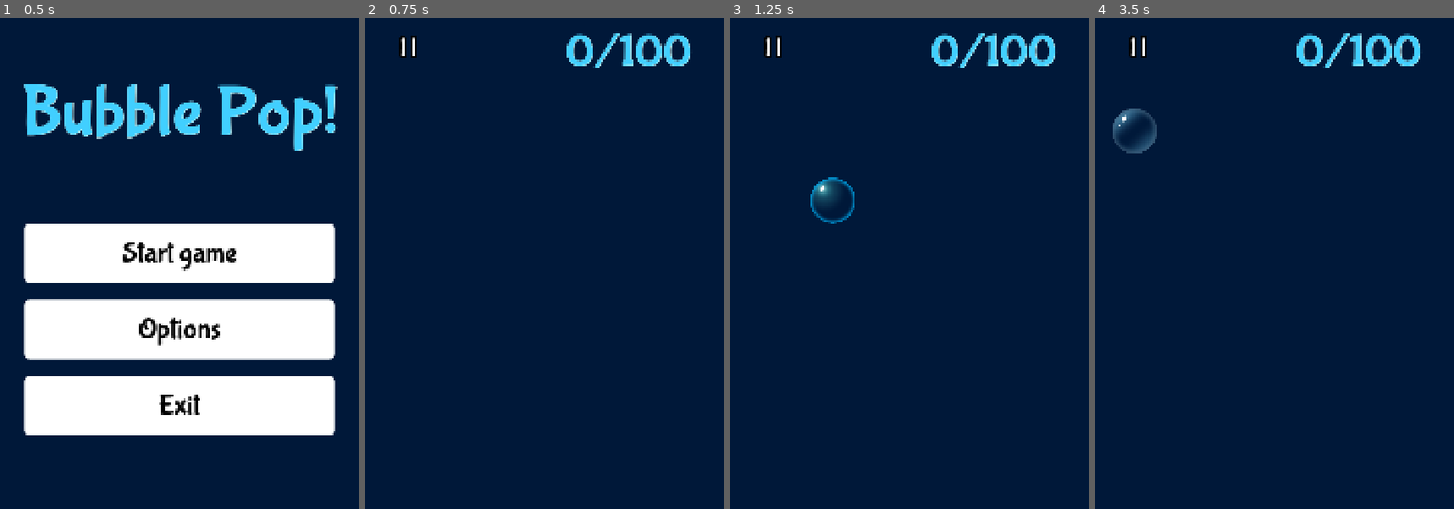
Above: before the commit, frames 1-4 (left to right).
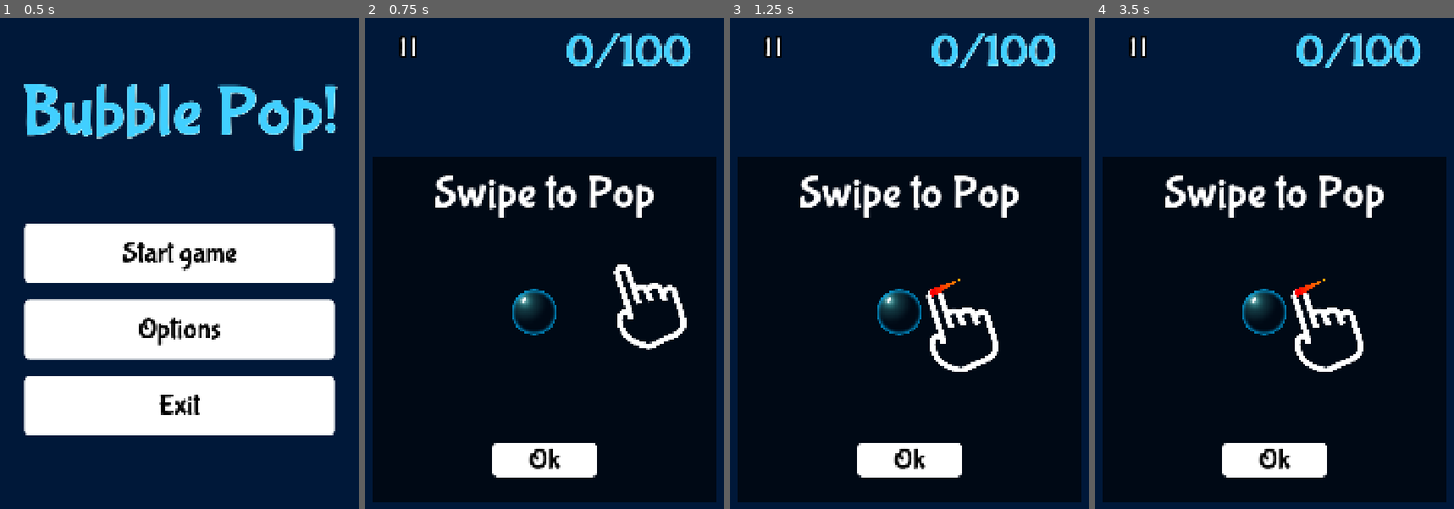
Above: after the commit, the same moments.

Repository: HybridAU/bubble-pop
Game: Godot game, scene res://menus/main_menu.tscn
The game is run twice, just before and just after one commit, with the same random seed, the same clock (stepped at 60 frames per second) and the same inputs.
Inputs (mouse positions are in pixels of both pictures, inside the frame that each line leads up to):
- Up to frame 1 (0.5 s): no input
- Up to frame 2 (0.75 s): click "Start game" at 0.5 s
- Up to frame 3 (1.25 s): no input
- Up to frame 4 (3.5 s): click (1274, 459) at 1.25 s, where only the run after the commit has a clickable "Ok"; click (1138, 47) at 2 s; click "Restart level" at 2.75 s

Frame 1 is identical in both runs. In frame 2, 67% of the frame differs, in the area x 2-98%, y 28-99%; in frame 3, 67%; in frame 4, 68%, in the area x 2-98%, y 18-99%.

Commit message:
Save global settings as JSON

Diff:
--- /dev/null
+++ b/assets/Touch Icon/touch_icon.svg
@@ -0,0 +1,42 @@
+<?xml version="1.0" encoding="UTF-8" standalone="no"?>
+<!-- Created with Inkscape (http://www.inkscape.org/) -->
+
+<svg
+   width="256"
+   height="256"
+   viewBox="0 0 256 256"
+   version="1.1"
+   id="svg1"
+   xml:space="preserve"
+   inkscape:version="1.4.3 (0d15f75042, 2025-12-25)"
+   sodipodi:docname="touch_icon.svg"
+   xmlns:inkscape="http://www.inkscape.org/namespaces/inkscape"
+   xmlns:sodipodi="http://sodipodi.sourceforge.net/DTD/sodipodi-0.dtd"
+   xmlns="http://www.w3.org/2000/svg"
+   xmlns:svg="http://www.w3.org/2000/svg"><sodipodi:namedview
+     id="namedview1"
+     pagecolor="#ffffff"
+     bordercolor="#000000"
+     borderopacity="0.25"
+     inkscape:showpageshadow="2"
+     inkscape:pageopacity="0.0"
+     inkscape:pagecheckerboard="0"
+     inkscape:deskcolor="#d1d1d1"
+     inkscape:document-units="px"
+     inkscape:zoom="1.4601735"
+     inkscape:cx="-117.79422"
+     inkscape:cy="80.469888"
+     inkscape:window-width="2560"
+     inkscape:window-height="1368"
+     inkscape:window-x="0"
+     inkscape:window-y="0"
+     inkscape:window-maximized="1"
+     inkscape:current-layer="layer1" /><defs
+     id="defs1" /><g
+     inkscape:label="Layer 1"
+     inkscape:groupmode="layer"
+     id="layer1"><path
+       style="fill:none;stroke:#ffffff;stroke-width:16.2916;stroke-dasharray:none;stroke-opacity:1"
+       d="M 95.226877,232.47675 C 74.872147,224.19164 58.383757,215.47731 49.481924,194.12351 44.10365,181.22206 37.564274,170.33782 44.461135,153.25986 50.318721,138.75537 65.816437,136.79568 75.143727,163.58037 68.096447,137.27952 43.90327,62.606735 35.535288,39.176395 27.167307,15.746048 57.849907,6.8202023 65.102157,28.019085 c 7.25225,21.19888 30.54312,90.932055 30.54312,90.932055 0,0 -6.41731,-18.89497 -8.78637,-26.917005 -4.10403,-11.83092 13.697253,-26.39384 28.590603,-15.06236 5.82802,11.33148 14.50451,35.982315 14.50451,35.982315 0,0 -5.16027,-14.841215 -8.92586,-23.848755 -3.90507,-7.33394 21.0655,-38.42971 38.63219,-5.57865 5.29364,14.72045 9.20477,27.056485 9.20477,27.056485 0,0 -0.79229,-6.93266 -3.76559,-14.504505 -1.57863,-22.35524 26.32821,-23.37185 29.98528,-12.83091 9.4837,27.335415 22.05797,62.622905 25.66179,80.890485 8.08906,41.00309 -28.73007,45.74496 -58.29692,59.41267 -29.89355,13.81872 -30.45025,23.89358 -67.222803,8.92584 z"
+       id="path1"
+       sodipodi:nodetypes="ssscssccccccccssss" /></g></svg>
--- /dev/null
+++ b/scenes/level_1_tutorial.tscn
@@ -0,0 +1,360 @@
+[gd_scene format=3 uid="uid://cugoapnwlumte"]
+
+[ext_resource type="Script" uid="uid://oirmhu3f8bxs" path="res://scripts/level_1_tutorial.gd" id="1_lny61"]
+[ext_resource type="Texture2D" uid="uid://geyx560u4gjp" path="res://assets/Touch Icon/touch_icon.svg" id="2_nnies"]
+[ext_resource type="Texture2D" uid="uid://2s5krq250ra6" path="res://assets/Droplet/droplet.svg" id="3_nnies"]
+[ext_resource type="AudioStream" uid="uid://vbihkho7vv5k" path="res://assets/Pop/pop.mp3" id="4_l42xh"]
+[ext_resource type="Texture2D" uid="uid://eg7hpsrr3j26" path="res://assets/Bubbles/bubble_1.png" id="4_nnies"]
+[ext_resource type="PackedScene" uid="uid://dfpn72s4hn6ll" path="res://scenes/touch_point.tscn" id="5_l42xh"]
+[ext_resource type="FontFile" uid="uid://l3g7clglucve" path="res://assets/Fonts/BubblegumSans-Regular.ttf" id="6_lm3a4"]
+
+[sub_resource type="Animation" id="Animation_lm3a4"]
+length = 0.001
+tracks/0/type = "bezier"
+tracks/0/imported = false
+tracks/0/enabled = true
+tracks/0/path = NodePath(".:position:x")
+tracks/0/interp = 1
+tracks/0/loop_wrap = true
+tracks/0/keys = {
+"handle_modes": PackedInt32Array(0),
+"points": PackedFloat32Array(868, -0.25, 0, 0.25, 0),
+"times": PackedFloat32Array(0)
+}
+tracks/1/type = "bezier"
+tracks/1/imported = false
+tracks/1/enabled = true
+tracks/1/path = NodePath(".:position:y")
+tracks/1/interp = 1
+tracks/1/loop_wrap = true
+tracks/1/keys = {
+"handle_modes": PackedInt32Array(0),
+"points": PackedFloat32Array(882, -0.25, 0, 0.25, 0),
+"times": PackedFloat32Array(0)
+}
+tracks/2/type = "bezier"
+tracks/2/imported = false
+tracks/2/enabled = true
+tracks/2/path = NodePath("../TouchPoint:position:x")
+tracks/2/interp = 1
+tracks/2/loop_wrap = true
+tracks/2/keys = {
+"handle_modes": PackedInt32Array(0),
+"points": PackedFloat32Array(781, -0.25, 0, 0.25, 0),
+"times": PackedFloat32Array(0)
+}
+tracks/3/type = "bezier"
+tracks/3/imported = false
+tracks/3/enabled = true
+tracks/3/path = NodePath("../TouchPoint:position:y")
+tracks/3/interp = 1
+tracks/3/loop_wrap = true
+tracks/3/keys = {
+"handle_modes": PackedInt32Array(0),
+"points": PackedFloat32Array(771, -0.25, 0, 0.25, 0),
+"times": PackedFloat32Array(0)
+}
+tracks/4/type = "value"
+tracks/4/imported = false
+tracks/4/enabled = true
+tracks/4/path = NodePath("../Droplets:emitting")
+tracks/4/interp = 1
+tracks/4/loop_wrap = true
+tracks/4/keys = {
+"times": PackedFloat32Array(0),
+"transitions": PackedFloat32Array(1),
+"update": 1,
+"values": [false]
+}
+tracks/5/type = "value"
+tracks/5/imported = false
+tracks/5/enabled = true
+tracks/5/path = NodePath("../PopSound:playing")
+tracks/5/interp = 1
+tracks/5/loop_wrap = true
+tracks/5/keys = {
+"times": PackedFloat32Array(0),
+"transitions": PackedFloat32Array(1),
+"update": 1,
+"values": [false]
+}
+tracks/6/type = "value"
+tracks/6/imported = false
+tracks/6/enabled = true
+tracks/6/path = NodePath("../Bubble:visible")
+tracks/6/interp = 1
+tracks/6/loop_wrap = true
+tracks/6/keys = {
+"times": PackedFloat32Array(0),
+"transitions": PackedFloat32Array(1),
+"update": 1,
+"values": [true]
+}
+tracks/7/type = "value"
+tracks/7/imported = false
+tracks/7/enabled = true
+tracks/7/path = NodePath("../TouchPoint:visible")
+tracks/7/interp = 1
+tracks/7/loop_wrap = true
+tracks/7/keys = {
+"times": PackedFloat32Array(0),
+"transitions": PackedFloat32Array(1),
+"update": 1,
+"values": [true]
+}
+
+[sub_resource type="Animation" id="Animation_lny61"]
+resource_name = "tutorial"
+length = 3.0
+loop_mode = 1
+tracks/0/type = "bezier"
+tracks/0/imported = false
+tracks/0/enabled = true
+tracks/0/path = NodePath(".:position:x")
+tracks/0/interp = 1
+tracks/0/loop_wrap = true
+tracks/0/keys = {
+"handle_modes": PackedInt32Array(0, 2),
+"points": PackedFloat32Array(868, -0.25, 0, 0.25, 0, 231, -0.33333334, 106.16667, 0, 0),
+"times": PackedFloat32Array(0, 2)
+}
+tracks/1/type = "bezier"
+tracks/1/imported = false
+tracks/1/enabled = true
+tracks/1/path = NodePath(".:position:y")
+tracks/1/interp = 1
+tracks/1/loop_wrap = true
+tracks/1/keys = {
+"handle_modes": PackedInt32Array(0, 2),
+"points": PackedFloat32Array(882, -0.25, 0, 0.25, 0, 1173, -0.33333334, -48.5, 0, 0),
+"times": PackedFloat32Array(0, 2)
+}
+tracks/2/type = "bezier"
+tracks/2/imported = false
+tracks/2/enabled = true
+tracks/2/path = NodePath("../TouchPoint:position:x")
+tracks/2/interp = 1
+tracks/2/loop_wrap = true
+tracks/2/keys = {
+"handle_modes": PackedInt32Array(0, 2),
+"points": PackedFloat32Array(781, -0.25, 0, 0.25, 0, 153, -0.33333334, 104.66667, 0, 0),
+"times": PackedFloat32Array(0, 2)
+}
+tracks/3/type = "bezier"
+tracks/3/imported = false
+tracks/3/enabled = true
+tracks/3/path = NodePath("../TouchPoint:position:y")
+tracks/3/interp = 1
+tracks/3/loop_wrap = true
+tracks/3/keys = {
+"handle_modes": PackedInt32Array(0, 2),
+"points": PackedFloat32Array(771, -0.25, 0, 0.25, 0, 1075, -0.33333334, -50.666668, 0, 0),
+"times": PackedFloat32Array(0, 2)
+}
+tracks/4/type = "value"
+tracks/4/imported = false
+tracks/4/enabled = true
+tracks/4/path = NodePath("../Droplets:emitting")
+tracks/4/interp = 1
+tracks/4/loop_wrap = true
+tracks/4/keys = {
+"times": PackedFloat32Array(0.8),
+"transitions": PackedFloat32Array(1),
+"update": 1,
+"values": [true]
+}
+tracks/5/type = "value"
+tracks/5/imported = false
+tracks/5/enabled = true
+tracks/5/path = NodePath("../PopSound:playing")
+tracks/5/interp = 1
+tracks/5/loop_wrap = true
+tracks/5/keys = {
+"times": PackedFloat32Array(0.8),
+"transitions": PackedFloat32Array(1),
+"update": 1,
+"values": [true]
+}
+tracks/6/type = "value"
+tracks/6/imported = false
+tracks/6/enabled = true
+tracks/6/path = NodePath("../Bubble:visible")
+tracks/6/interp = 1
+tracks/6/loop_wrap = true
+tracks/6/keys = {
+"times": PackedFloat32Array(0.8, 2),
+"transitions": PackedFloat32Array(1, 1),
+"update": 1,
+"values": [false, true]
+}
+tracks/7/type = "value"
+tracks/7/imported = false
+tracks/7/enabled = true
+tracks/7/path = NodePath("../TouchPoint:visible")
+tracks/7/interp = 1
+tracks/7/loop_wrap = true
+tracks/7/keys = {
+"times": PackedFloat32Array(0, 0.36666667, 2),
+"transitions": PackedFloat32Array(1, 1, 1),
+"update": 1,
+"values": [false, true, false]
+}
+
+[sub_resource type="AnimationLibrary" id="AnimationLibrary_73sww"]
+_data = {
+&"RESET": SubResource("Animation_lm3a4"),
+&"tutorial": SubResource("Animation_lny61")
+}
+
+[sub_resource type="Curve" id="Curve_lm3a4"]
+_data = [Vector2(0, 1), 0.0, 0.0, 0, 0, Vector2(1, 0), 0.0, 0.0, 0, 0]
+point_count = 2
+
+[sub_resource type="CurveTexture" id="CurveTexture_pwclm"]
+curve = SubResource("Curve_lm3a4")
+
+[sub_resource type="ParticleProcessMaterial" id="ParticleProcessMaterial_lny61"]
+particle_flag_align_y = true
+particle_flag_disable_z = true
+angle_min = -179.99998
+angle_max = 180.00002
+direction = Vector3(0, 0, 0)
+spread = 180.0
+initial_velocity_min = 300.0
+initial_velocity_max = 400.0
+gravity = Vector3(0, 0, 0)
+scale_min = 0.099999994
+scale_max = 0.19999999
+scale_curve = SubResource("CurveTexture_pwclm")
+
+[sub_resource type="StyleBoxFlat" id="StyleBoxFlat_lny61"]
+bg_color = Color(1, 1, 1, 1)
+corner_radius_top_left = 16
+corner_radius_top_right = 16
+corner_radius_bottom_right = 16
+corner_radius_bottom_left = 16
+shadow_color = Color(0, 0, 0, 0.53333336)
+shadow_offset = Vector2(0, 4)
+
+[sub_resource type="StyleBoxFlat" id="StyleBoxFlat_73sww"]
+bg_color = Color(0.7176471, 0.8627451, 0.85490197, 1)
+corner_radius_top_left = 16
+corner_radius_top_right = 16
+corner_radius_bottom_right = 16
+corner_radius_bottom_left = 16
+shadow_color = Color(0, 0, 0, 0.53333336)
+shadow_offset = Vector2(0, 4)
+
+[sub_resource type="StyleBoxFlat" id="StyleBoxFlat_mfhh0"]
+bg_color = Color(0.88235295, 1, 1, 1)
+corner_radius_top_left = 16
+corner_radius_top_right = 16
+corner_radius_bottom_right = 16
+corner_radius_bottom_left = 16
+shadow_color = Color(0, 0, 0, 0.53333336)
+shadow_offset = Vector2(0, 4)
+
+[sub_resource type="StyleBoxEmpty" id="StyleBoxEmpty_hmq5i"]
+
+[node name="Level1Tutorial" type="Control" unique_id=157489895]
+process_mode = 3
+layout_mode = 3
+anchors_preset = 15
+anchor_right = 1.0
+anchor_bottom = 1.0
+grow_horizontal = 2
+grow_vertical = 2
+script = ExtResource("1_lny61")
+
+[node name="ColorRect" type="ColorRect" parent="." unique_id=185207610]
+layout_mode = 1
+anchors_preset = 8
+anchor_left = 0.5
+anchor_top = 0.5
+anchor_right = 0.5
+anchor_bottom = 0.5
+offset_left = -490.0
+offset_top = -490.0
+offset_right = 490.0
+offset_bottom = 490.0
+grow_horizontal = 2
+grow_vertical = 2
+color = Color(0, 0, 0, 0.627451)
+
+[node name="TutorialPlayer" type="AnimationPlayer" parent="." unique_id=185800529]
+root_node = NodePath("../TouchHandIcon")
+libraries/ = SubResource("AnimationLibrary_73sww")
+autoplay = &"tutorial"
+
+[node name="TouchPoint" parent="." unique_id=126556268 instance=ExtResource("5_l42xh")]
+position = Vector2(781, 771)
+
+[node name="TouchHandIcon" type="Sprite2D" parent="." unique_id=1321272105]
+position = Vector2(868, 882)
+texture = ExtResource("2_nnies")
+
+[node name="Bubble" type="Sprite2D" parent="." unique_id=2024433531]
+z_index = 1
+position = Vector2(511, 911)
+texture = ExtResource("4_nnies")
+
+[node name="Droplets" type="GPUParticles2D" parent="." unique_id=434720136]
+position = Vector2(510, 916)
+emitting = false
+amount = 20
+texture = ExtResource("3_nnies")
+one_shot = true
+explosiveness = 1.0
+randomness = 0.33
+process_material = SubResource("ParticleProcessMaterial_lny61")
+
+[node name="PopSound" type="AudioStreamPlayer2D" parent="." unique_id=399702491]
+position = Vector2(509, 916)
+stream = ExtResource("4_l42xh")
+bus = &"Sound Effects"
+
+[node name="Label" type="Label" parent="." unique_id=1116583981]
+layout_mode = 1
+anchors_preset = 8
+anchor_left = 0.5
+anchor_top = 0.5
+anchor_right = 0.5
+anchor_bottom = 0.5
+offset_left = -249.5
+offset_top = -422.0
+offset_right = 249.5
+offset_bottom = -347.0
+grow_horizontal = 2
+grow_vertical = 2
+theme_override_fonts/font = ExtResource("6_lm3a4")
+theme_override_font_sizes/font_size = 128
+text = "Swipe to Pop"
+horizontal_alignment = 1
+
+[node name="OkButton" type="Button" parent="." unique_id=1350386973]
+layout_mode = 1
+anchors_preset = 7
+anchor_left = 0.5
+anchor_top = 1.0
+anchor_right = 0.5
+anchor_bottom = 1.0
+offset_left = -149.5
+offset_top = -638.0
+offset_right = 149.5
+offset_bottom = -542.0
+grow_horizontal = 2
+grow_vertical = 0
+size_flags_vertical = 3
+theme_override_colors/font_color = Color(0, 0, 0, 1)
+theme_override_colors/font_focus_color = Color(0, 0, 0, 1)
+theme_override_colors/font_pressed_color = Color(0, 0, 0, 1)
+theme_override_colors/font_hover_color = Color(0, 0, 0, 1)
+theme_override_fonts/font = ExtResource("6_lm3a4")
+theme_override_font_sizes/font_size = 82
+theme_override_styles/normal = SubResource("StyleBoxFlat_lny61")
+theme_override_styles/pressed = SubResource("StyleBoxFlat_73sww")
+theme_override_styles/hover = SubResource("StyleBoxFlat_mfhh0")
+theme_override_styles/focus = SubResource("StyleBoxEmpty_hmq5i")
+text = "Ok"
+
+[connection signal="pressed" from="OkButton" to="." method="_on_ok_button_pressed"]
--- a/scripts/level_1.gd
+++ b/scripts/level_1.gd
@@ -1,8 +1,15 @@
 extends Node
 var bubble = preload("res://scenes/bubble.tscn")
+var level_1_tutorial = preload("res://scenes/level_1_tutorial.tscn")
 
 @onready var label: Label = $"../ScoreLabel"
 var score = 0
+
+func _ready() -> void:
+	# If we haven't already passed level 1, show the tutorial
+	if Global.levels_unlocked == 0:
+		var tutorial = level_1_tutorial.instantiate()
+		add_child(tutorial)
 
 
 func _on_bubble_spawn_timer_timeout() -> void:
--- /dev/null
+++ b/scripts/level_1_tutorial.gd
@@ -0,0 +1,10 @@
+extends Control
+
+@onready var level_1_tutorial: Control = $"."
+
+func _ready() -> void:
+	get_tree().paused = true
+
+func _on_ok_button_pressed() -> void:
+	get_tree().paused = false
+	level_1_tutorial.queue_free()
Not shown, added: assets/Touch Icon/touch_icon.svg.import
Not shown, added: scripts/level_1_tutorial.gd.uid
Not shown, changed: README.md
